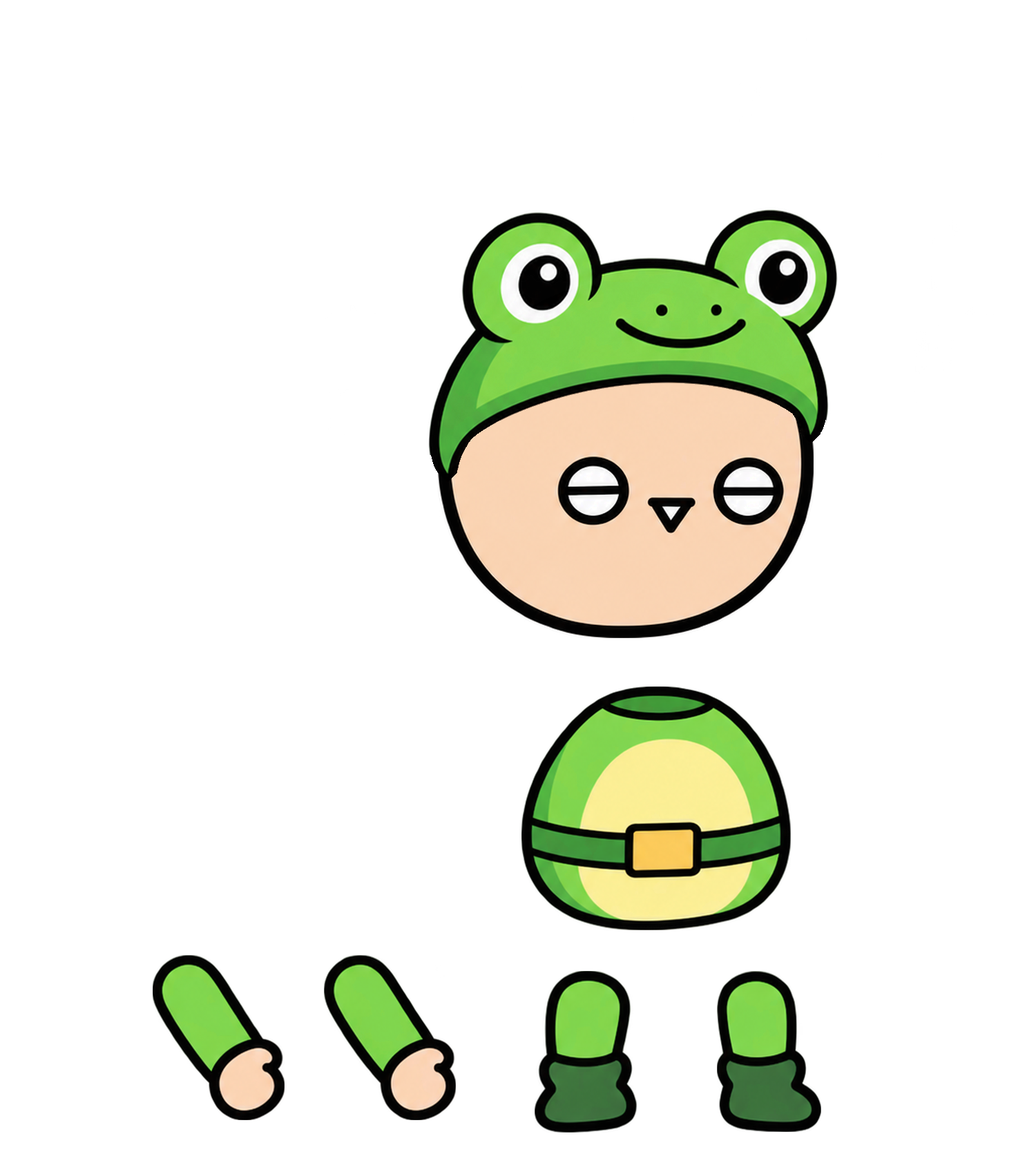
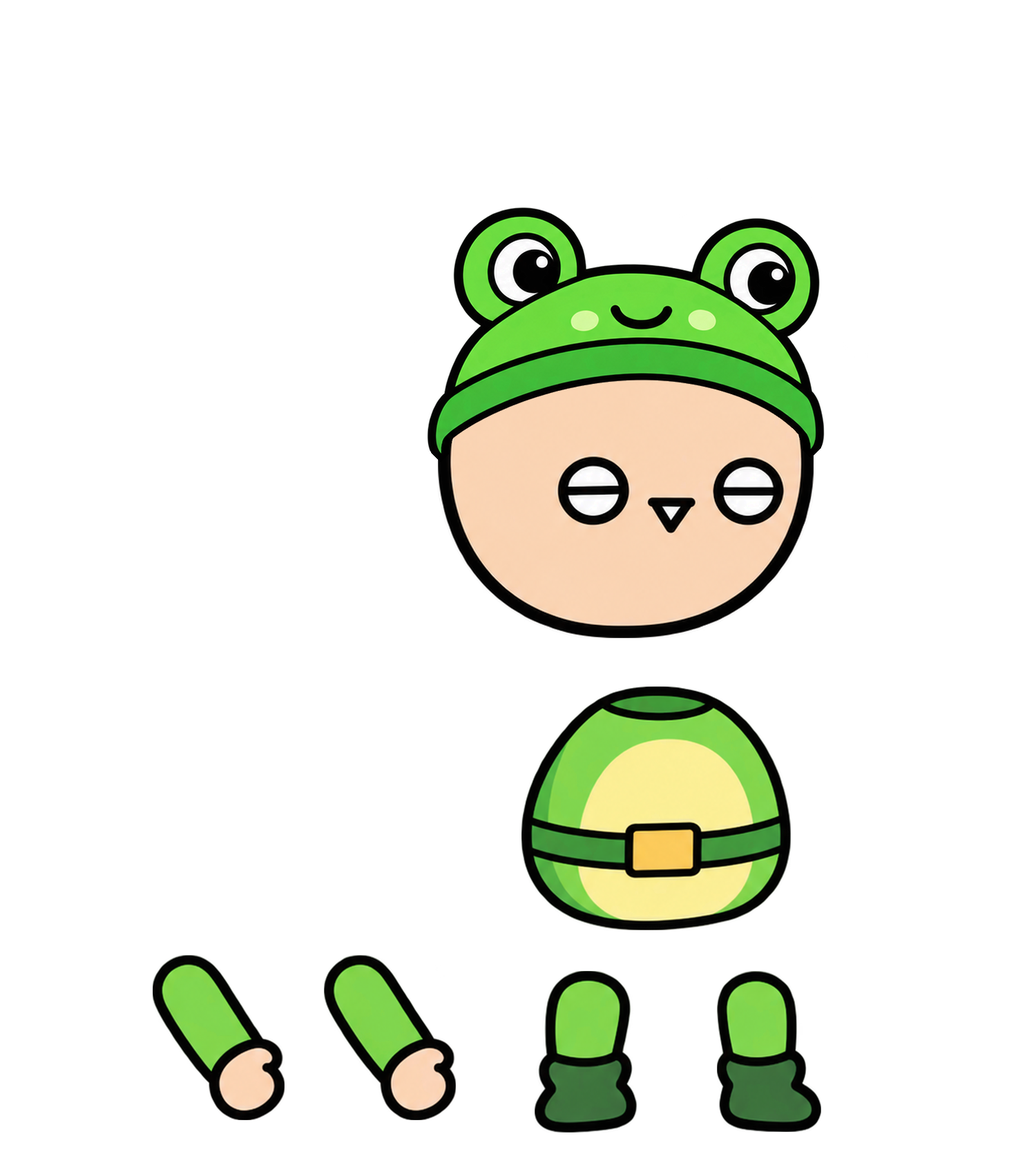
Layer changes from the first 1036px x 1174px image to the second:
painted on "머리" over [425, 205, 838, 482]
